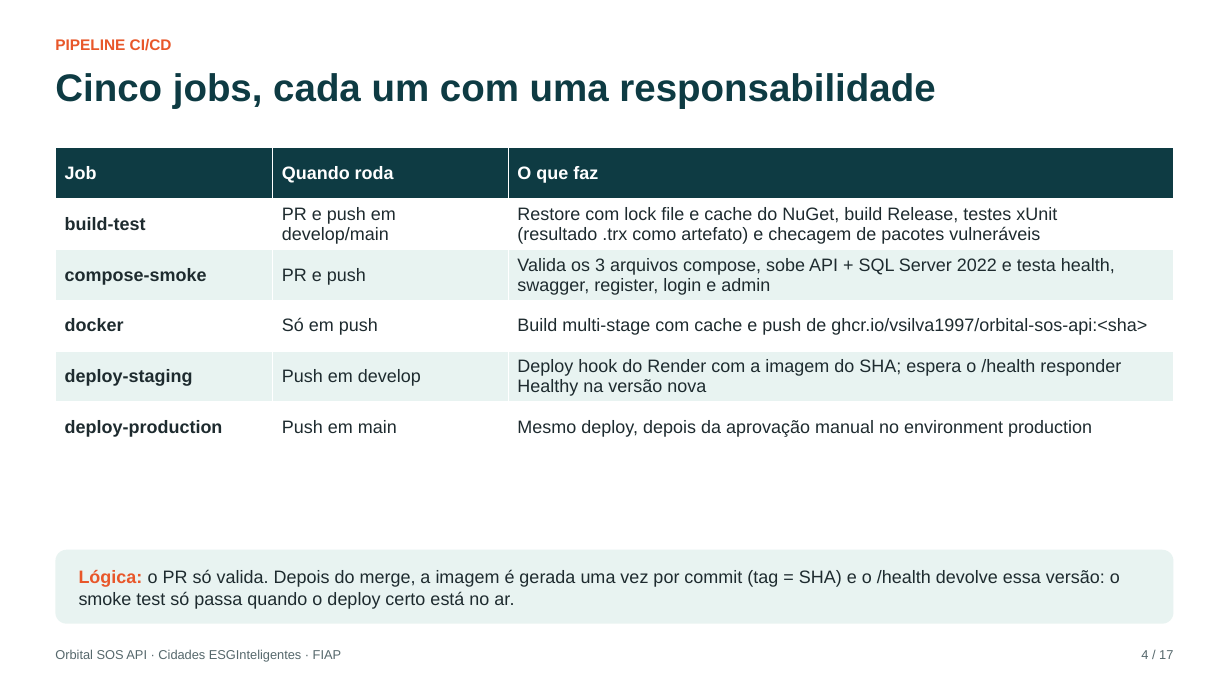
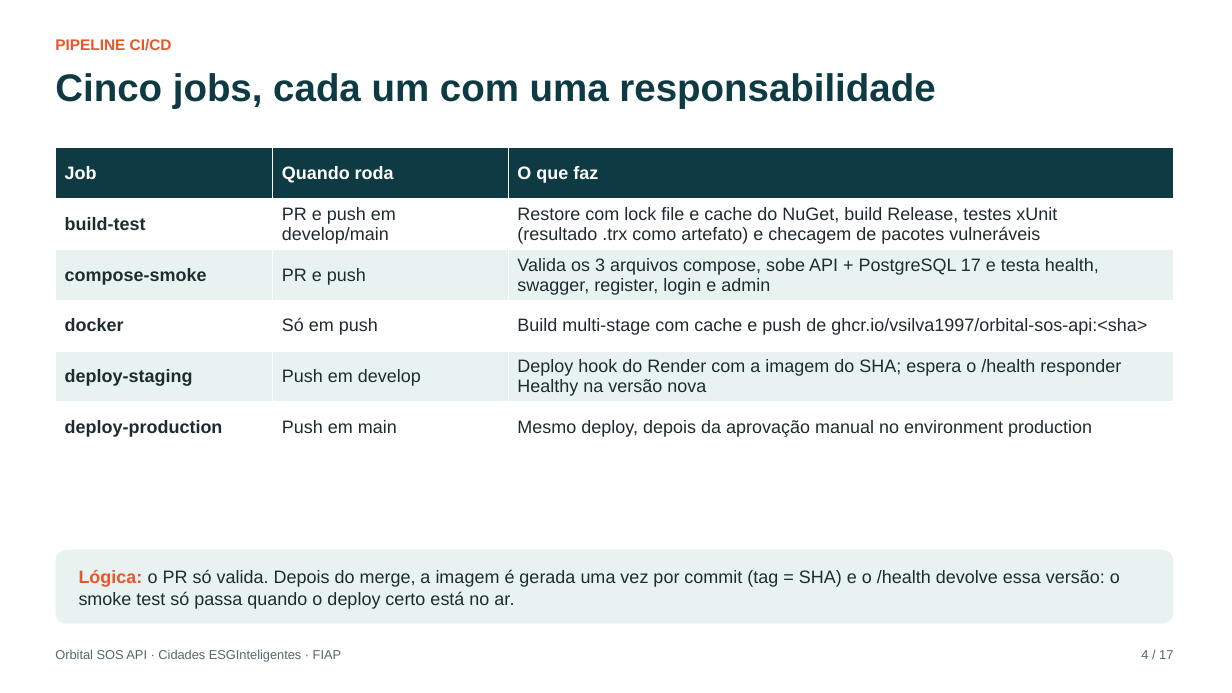
Before and after one commit to vsilva1997/orbital-sos-api, a slide deck: slide 4 of docs/Documentacao_DevOps.pptx. Drawn at 1232x693 pixels with LibreOffice and Linux fonts; fonts in the diff are those of the drawing. Boxes give left, top, right and bottom in pixels: in the first picture for what was removed or moved away, otherwise in the second. Text is boxed around its words. In the diff, an @@ line names an element or a change of style, - is before the commit and + after.

```diff
--- a/docs/Documentacao_DevOps.pptx
+++ b/docs/Documentacao_DevOps.pptx
@@ table at (55, 148, 1174, 453) @@
-row 3, column 3: Valida os 3 arquivos compose, sobe API + SQL Server 2022 e testa health, swagger, register, login e admin
+row 3, column 3: Valida os 3 arquivos compose, sobe API + PostgreSQL 17 e testa health, swagger, register, login e admin
```
Also in this commit, not shown: 6 other slides changed, 4 other files.
